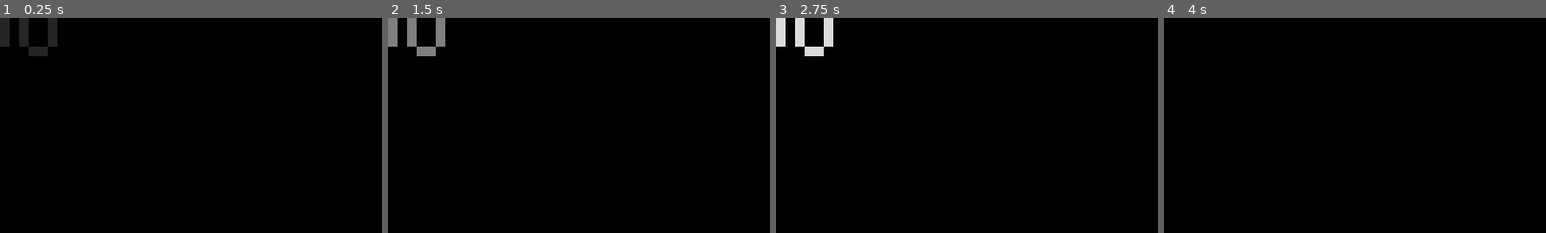
Above: before the commit, frames 1-4 (left to right).
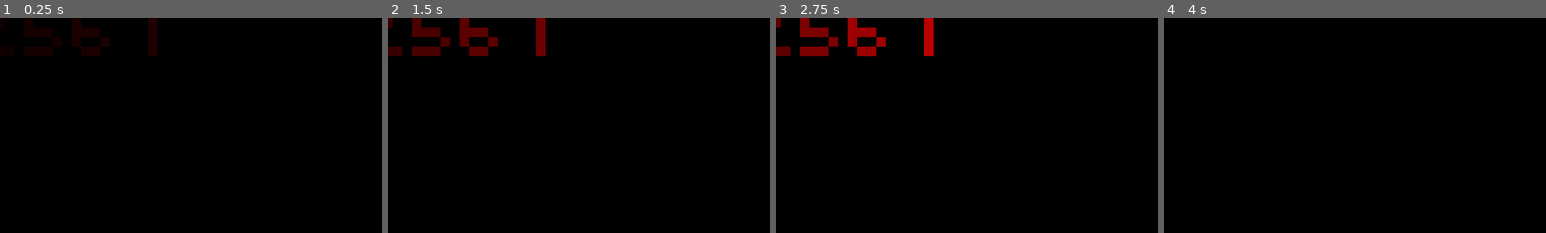
Above: after the commit, the same moments.

Repository: shoggoth/Crossfire
Game: Godot game, scene res://scene/text_node.tscn
Same seed, same stepped clock (60 frames per second), same inputs: the game is played once before the commit and once after it. The project has no main scene, so this scene is started directly.
Inputs:
- Up to frame 1 (0.25 s): no input
- Up to frame 2 (1.5 s): tap Enter (fire) at 0.5, 1.35 s; hold D (right) 0.53-1.28 s; tap Shift (bomb) at 0.6 s; hold S (down) from 1.28 s (still down)
- Up to frame 3 (2.75 s): release S (down) at 2.03 s; hold D (right) from 2.03 s (still down); tap Shift (bomb) at 2.1 s
- Up to frame 4 (4 s): release D (right) at 2.78 s; hold W (up) 2.78-3.53 s; tap Enter (fire) at 2.85 s; hold A (left) from 3.53 s (still down); tap Shift (bomb) at 3.6 s
The pictures show only the part of the screen within x 0-50%, y 0-50%; the shares and areas given below are measured in that part.

The runs differ from the first frame. In frame 1, 2.6% of the frame differs, in the area x 0-42%, y 0-18%; in frame 2, 3.2%; in frame 3, 3.2%; in frame 4, nothing differs.

Commit message:
Working on shader for Defender style text flyup

Diff:
--- a/scene/text_node.tscn
+++ b/scene/text_node.tscn
@@ -3,13 +3,13 @@
 [ext_resource type="Shader" path="res://shader/small_font.gdshader" id="1_0ymlo"]
 [ext_resource type="Script" path="res://src/util/text_node.gd" id="1_72bmg"]
 
-[sub_resource type="ShaderMaterial" id="ShaderMaterial_p4jgx"]
+[sub_resource type="ShaderMaterial" id="ShaderMaterial_t6g07"]
 shader = ExtResource("1_0ymlo")
-shader_parameter/text_length = null
-shader_parameter/time = 1811.35
+shader_parameter/offset = Vector2(-17.5, 0)
+shader_parameter/time = 7322.91
 
 [node name="TextNode" type="Node2D"]
-material = SubResource("ShaderMaterial_p4jgx")
+material = SubResource("ShaderMaterial_t6g07")
 scale = Vector2(16, 16)
 script = ExtResource("1_72bmg")
-text = "100"
+text = "12AZ567"
--- a/shader/small_font.gdshader
+++ b/shader/small_font.gdshader
@@ -1,14 +1,19 @@
 shader_type canvas_item;
 
+varying flat float pos;
+uniform vec2 offset;
+
 void vertex() {
-	// Called for every vertex the material is visible on.
+	pos = VERTEX.x / (offset.x * -2.0);
+	VERTEX += offset;
 }
 
-uniform float text_length;
 uniform float time;
 
 void fragment() {
+	vec4 red = vec4(1.0, 0.0, 0.0, 1.0);
 	// Called for every pixel the material is visible on.
 	COLOR = texture(TEXTURE, UV) * abs(sin(time));
-	//COLOR = vec4(1.0);
+	//COLOR = red;
+	COLOR *= vec4(vec3(pos), 1.0) * red;
 }
--- a/src/util/text_node.gd
+++ b/src/util/text_node.gd
@@ -5,9 +5,7 @@
 const DEFAULT_FONT: Font = preload("res://gfx/SmallFont.png")
 const DEFAULT_SHADER = preload("res://shader/small_font.gdshader")
 
-@export var text: String:
-	set(value):
-		text = value
+@export var text: String
 
 var _time: float
 
@@ -15,7 +13,6 @@
 func _ready():
 	var mat = ShaderMaterial.new()
 	mat.shader = DEFAULT_SHADER
-	mat.set_shader_parameter("text_length", text.length())
 	material = mat
 
 
@@ -24,5 +21,6 @@
 	material.set_shader_parameter("time", _time * 0.5 * PI)
 
 
-func _draw(font = DEFAULT_FONT, size = DEFAULT_SIZE):
-	draw_string(font, Vector2(text.length() * -size * 0.5, 0), text, HORIZONTAL_ALIGNMENT_CENTER, -1, size)
+func _draw(font = DEFAULT_FONT, font_size = DEFAULT_SIZE):
+	material.set_shader_parameter("offset", Vector2(text.length() * font_size * -0.5, 0))
+	draw_string(font, Vector2.ZERO, text, HORIZONTAL_ALIGNMENT_CENTER, -1, font_size)
